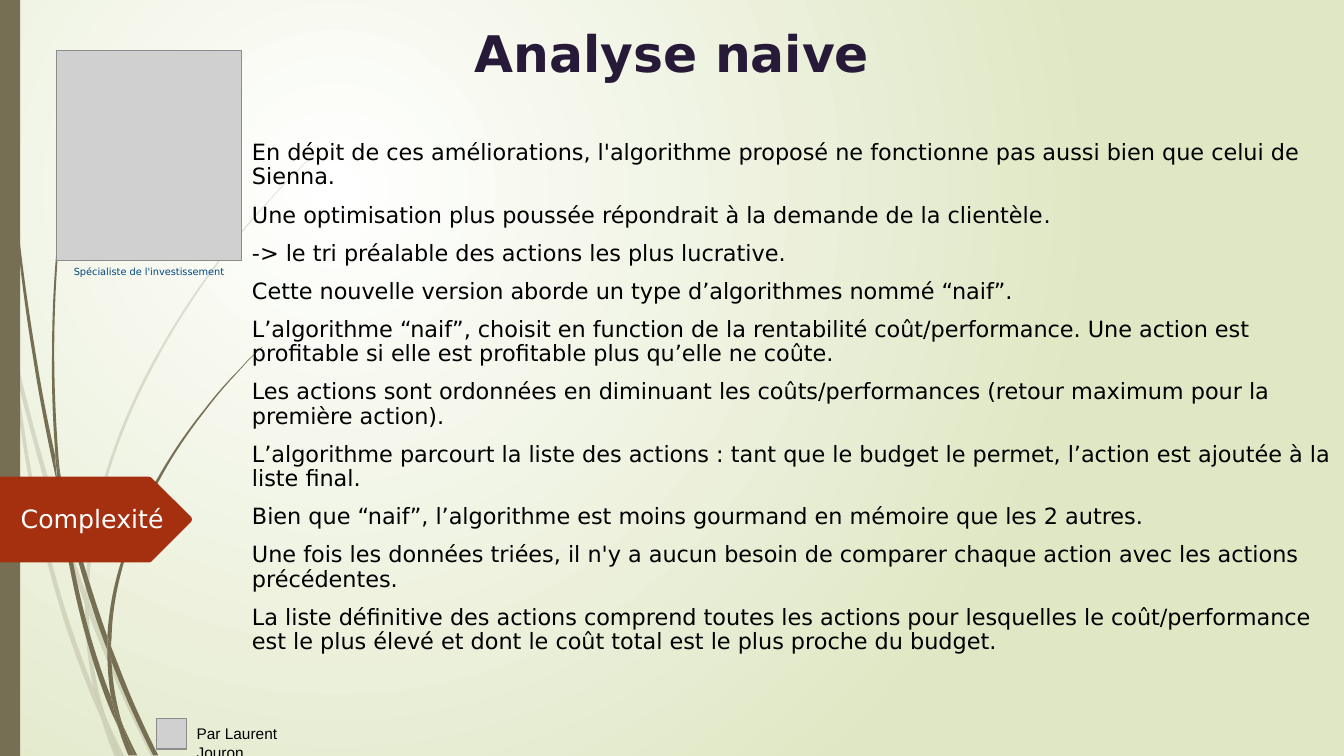
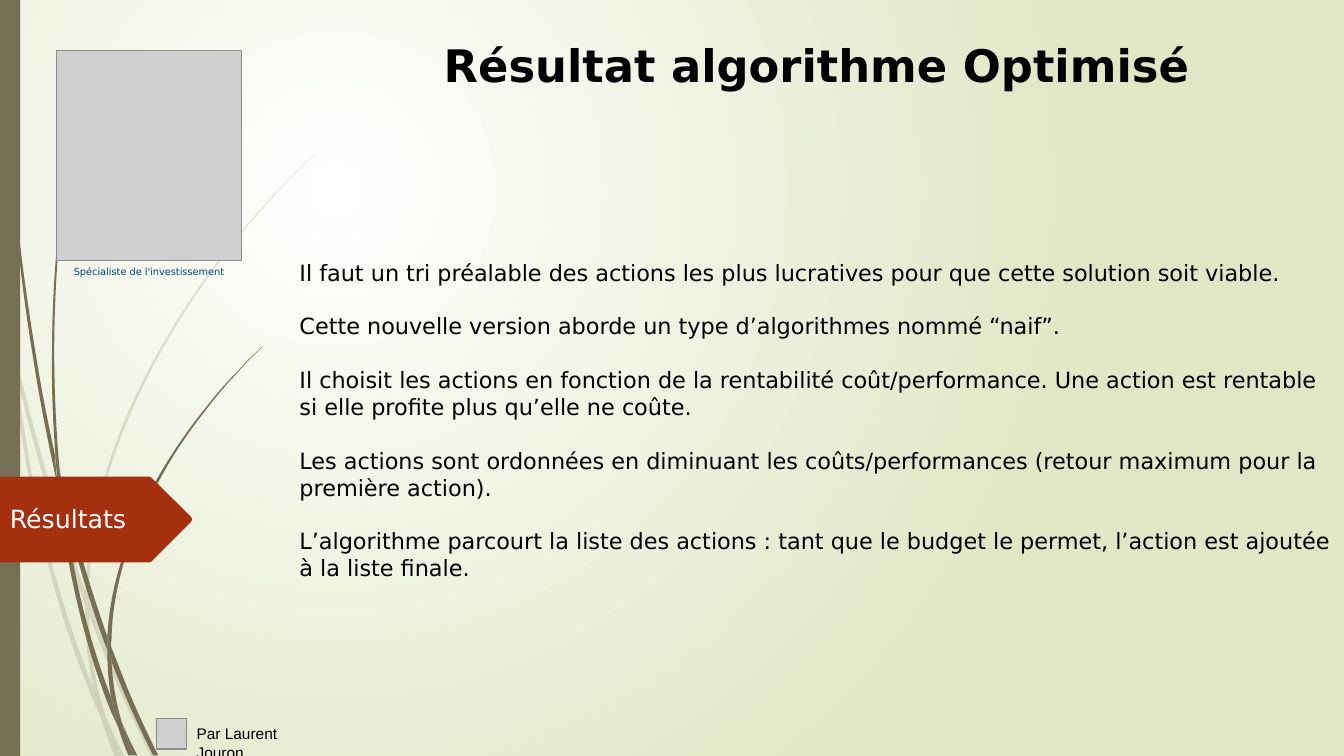
Before and after one commit to LaurentJouron/Python_algo_invest_trade, a slide deck: slide 16 of pptx/algo invest.pptx (slide 17 before the commit). Drawn at 1344x756 pixels with LibreOffice and Linux fonts; fonts in the diff are those of the drawing; grey boxes stand for pictures. Boxes give left, top, right and bottom in pixels: in the first picture for what was removed or moved away, otherwise in the second. Text is boxed around its words. In the diff, an @@ line names an element or a change of style, - is before the commit and + after.

```diff
--- a/pptx/algo invest.pptx
+++ b/pptx/algo invest.pptx
@@ subtitle added at box(444, 46, 1189, 92), 32 pt, text #000000, bold @@
+Résultat algorithme Optimisé
@@ text removed at box(474, 33, 869, 83) @@
-Analyse naive
@@ text "Il faut un tri préalable ...": place and size @@
-text "Il faut un tri préalable ..." at box(252, 142, 1330, 654)
+text "Il faut un tri préalable ..." at box(299, 263, 1330, 577)
@@ text at box(299, 263, 1279, 286): text changed @@
-En dépit de ces améliorations, l'algorithme proposé ne fonctionne pas aussi bien que celui de Sienna.
-Une optimisation plus poussée répondrait à la demande de la clientèle.
--> le tri préalable des actions les plus lucrative.
+Il faut un tri préalable des actions les plus lucratives pour que cette solution soit viable.
@@ text at box(299, 316, 1317, 501): line spacing 0.9 to 1; less space between paragraphs @@
@@ text at box(299, 370, 1316, 420): text changed @@
-L’algorithme “naif”, choisit en function de la rentabilité coût/performance. Une action est profitable si elle est profitable plus qu’elle ne coûte.
+Il choisit les actions en fonction de la rentabilité coût/performance. Une action est rentable si elle profite plus qu’elle ne coûte.
@@ text at box(10, 508, 126, 529): text changed @@
-Complexité
+Résultats
@@ text at box(299, 531, 1330, 577): text changed @@
-L’algorithme parcourt la liste des actions : tant que le budget le permet, l’action est ajoutée à la liste final.
-Bien que “naif”, l’algorithme est moins gourmand en mémoire que les 2 autres.
-Une fois les données triées, il n'y a aucun besoin de comparer chaque action avec les actions précédentes.
-La liste définitive des actions comprend toutes les actions pour lesquelles le coût/performance est le plus élevé et dont le coût total est le plus proche du budget.
+L’algorithme parcourt la liste des actions : tant que le budget le permet, l’action est ajoutée à la liste finale.
```
Also in this commit, not shown: 10 other slides changed, 3 slides added, 6 slides removed, 10 other files.
